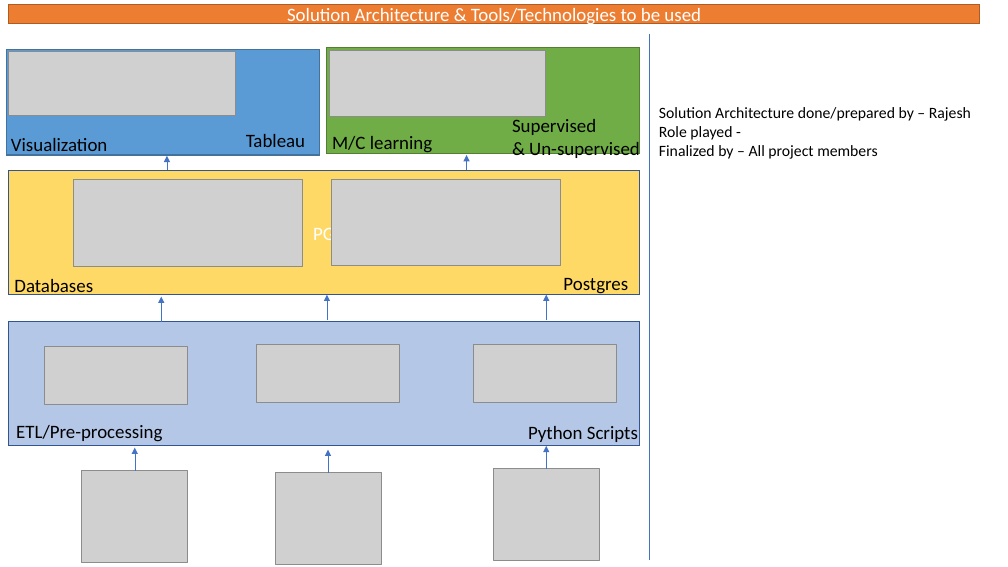
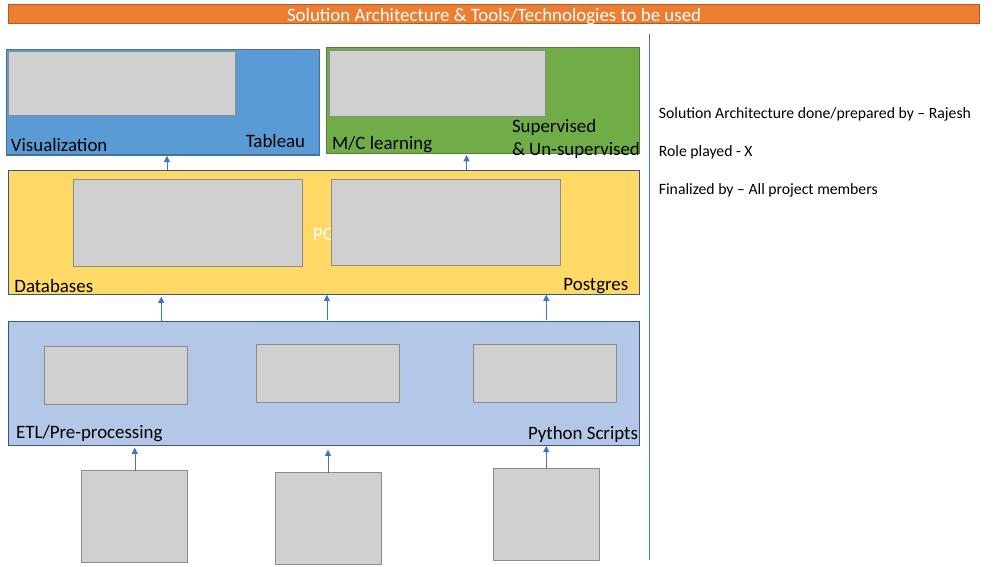
Before and after one commit to asitkumar26/nba-player-analytics, a slide deck: slide 3 of Presentation/Deliverables.pptx. Drawn at 1008x567 pixels with LibreOffice and Linux fonts; fonts in the diff are those of the drawing; grey boxes stand for pictures. Boxes give left, top, right and bottom in pixels: in the first picture for what was removed or moved away, otherwise in the second. Text is boxed around its words. In the diff, an @@ line names an element or a change of style, - is before the commit and + after.

```diff
--- a/Presentation/Deliverables.pptx
+++ b/Presentation/Deliverables.pptx
@@ text at bbox=[659, 145, 752, 159]: text changed @@
-Role played -
+Role played - X
```
Also in this commit, not shown: 5 other slides changed, 3 slides removed.
